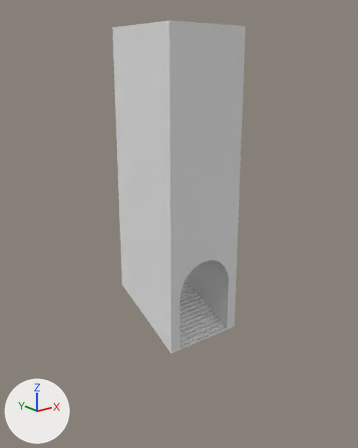
One commit to the OBJ model assets/3d_tiles/internal_hall_stairs.obj: the scene before it, then after it.
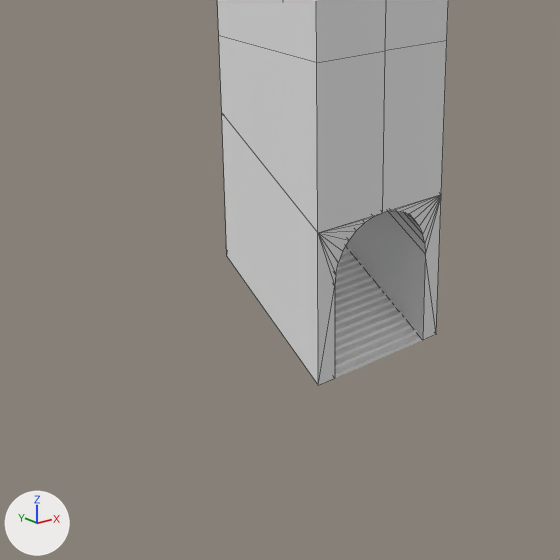
There are two pictures of each version: one whole from a 50 mm lens placed at (-14.04, -17.62, 12.31), pointed at (0.08, 0.04, 5.25), one close up on the part from 0% to 84% of the width and 33% to 100% of the height. Lighting does not change. The marker at lower left points along +X, +Y and +Z. The close-ups show mesh edges as thin lines. Where no turn or scale is listed for an object, it has been applied to the vertices. Vertices at the same position are counted once.
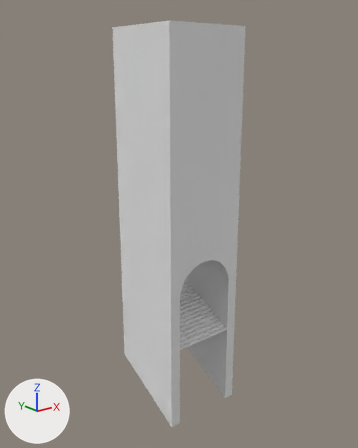
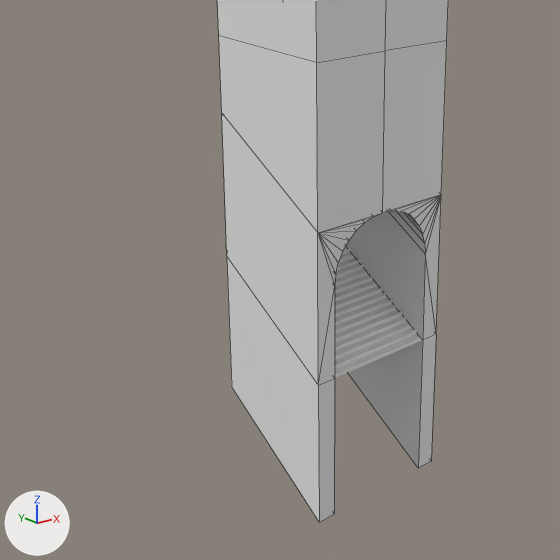
Diff of the bpy script that builds the scene:
```diff
--- a/assets/3d_tiles/internal_hall_stairs.obj.py
+++ b/assets/3d_tiles/internal_hall_stairs.obj.py
@@ me_cube_007 @@
 # used by ob_cube_007; location = (0.0, 0.0, 0.0)
-me_cube_007.from_pydata(...)  # 64 vertices, 82 faces; spans x -2.0..2.0, y -2.0..2.0, z 0.0..14.0
+me_cube_007.from_pydata(...)  # 72 vertices, 90 faces; spans x -2.0..2.0, y -2.0..2.0, z -4.0..14.0
+# me_cube_007 part 1
+# 2 faces are deleted
+# 8 new vertices lie (0.0, 0.0, -4.0) away from vertices in x -2.0..2.0, y -2.0..2.0, z 0.0..2.0
+# 10 new faces join them
```

Changed parts and their boxes (x1, y1, x2, y2) in the close-ups (560 x 560 px):
'Cube.007', reshaped: before (217, 0, 448, 385); after (217, 0, 448, 522)
part 1 of me_cube_007, built on: after (227, 257, 436, 522)
